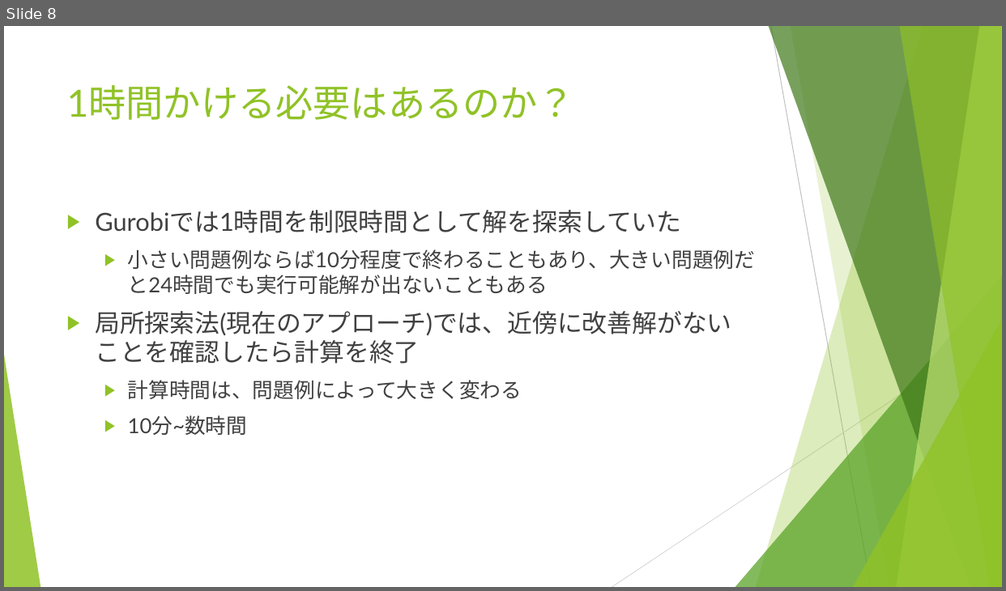
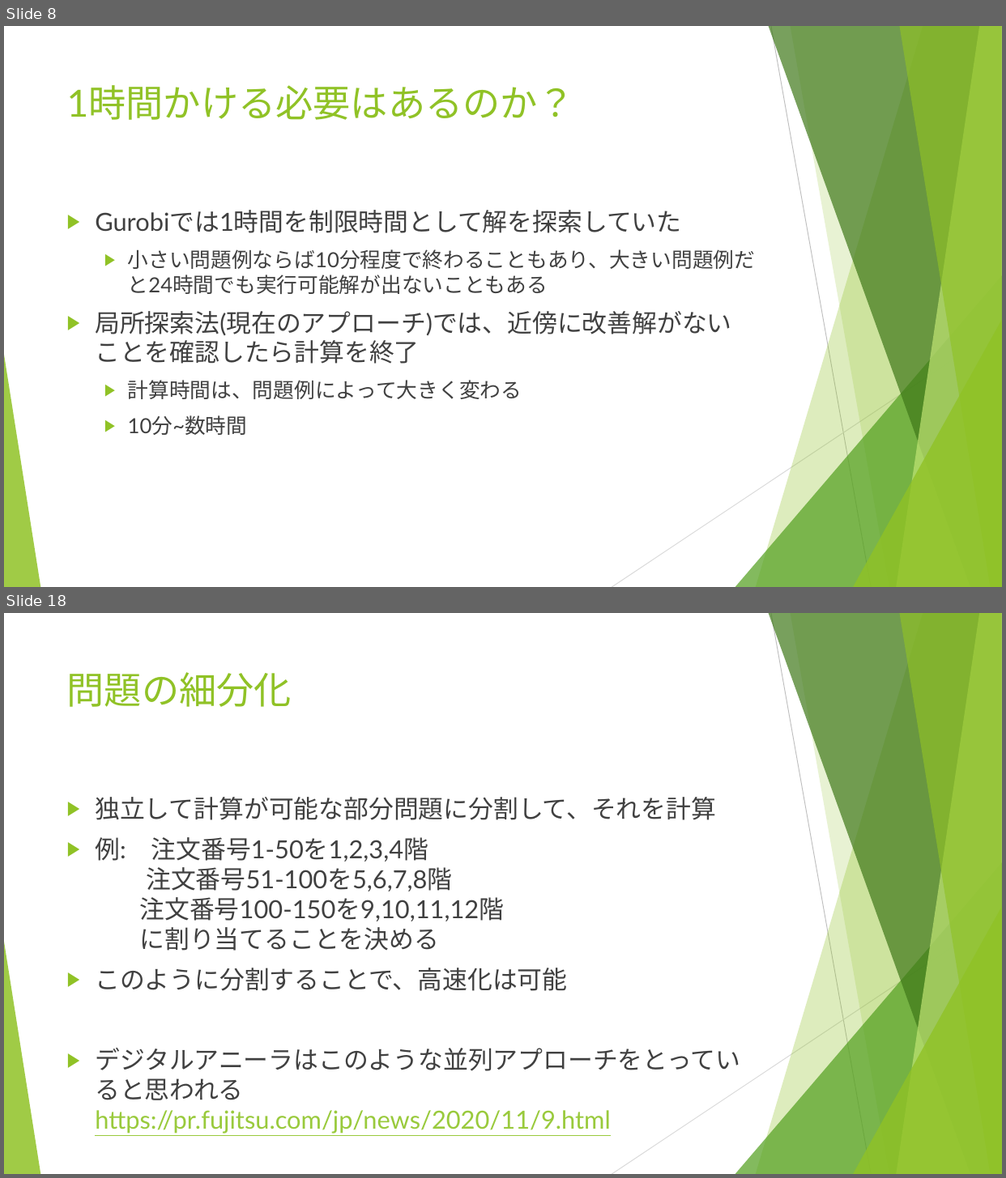
Before and after one commit to r-kurosu/kline_new, a slide deck: 11_30_共有資料.pptx. Shown one above the other, each under a label of ours: slide 8 before the commit, slides 8 and 18 after it; the slides between them are not shown. The pictures are 1006x591 and 1006x1178 pixels, drawn with LibreOffice and Linux fonts; fonts in the diff are those of the drawing. Boxes give left, top, right and bottom in pixels: in the first picture for what was removed or moved away, otherwise in the second. Text is boxed around its words. In the diff, an @@ line names an element or a change of style, - is before the commit and + after.

Commit message:
並列化に関するスライドを追加

```diff
--- a/11_30_共有資料.pptx
+++ b/11_30_共有資料.pptx
@@ slide 18 added at (x1=4, y1=613, x2=1002, y2=1174), background #FFFFFF; not listed: 10 template elements that a slide beside it also shows @@
@@ title added at (x1=67, y1=672, x2=292, y2=707), 36 pt, text #90C226 @@
+問題の細分化
@@ text added at (x1=95, y1=797, x2=740, y2=1134), 24 pt, text #404040 @@
+▶ 独立して計算が可能な部分問題に分割して、それを計算
+▶ 例: 注文番号1-50を1,2,3,4階
+  注文番号51-100を5,6,7,8階
+  注文番号100-150を9,10,11,12階
+  に割り当てることを決める
+▶ このように分割することで、高速化は可能
+▶ デジタルアニーラはこのような並列アプローチをとっていると思われる
+  https://pr.fujitsu.com/jp/news/2020/11/9.html
```
Also in this commit, not shown: 5 slides changed, 8 other slides added.
